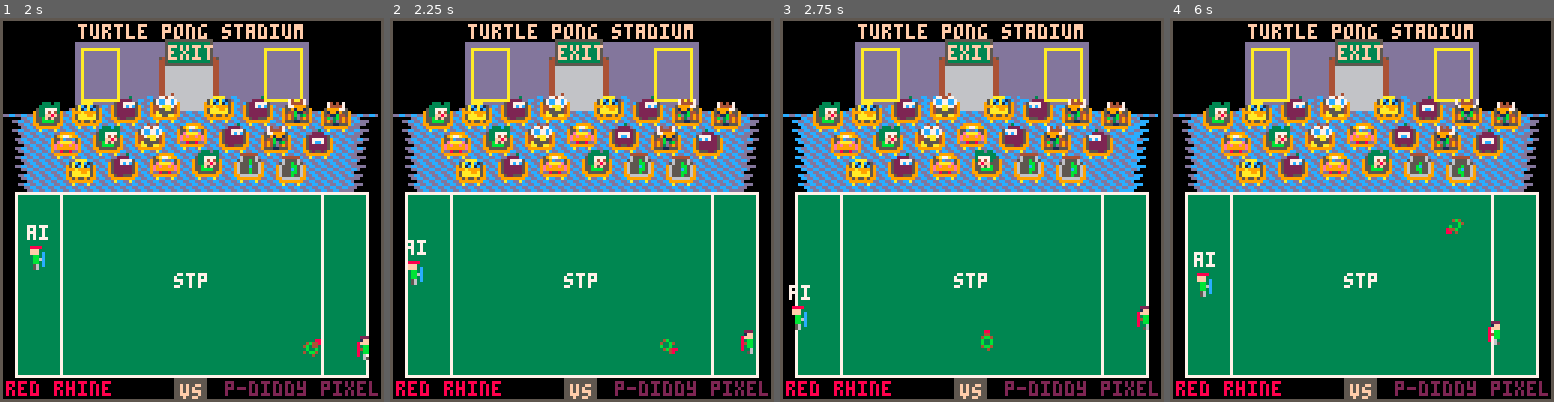
Above: before the commit, frames 1-4 (left to right).
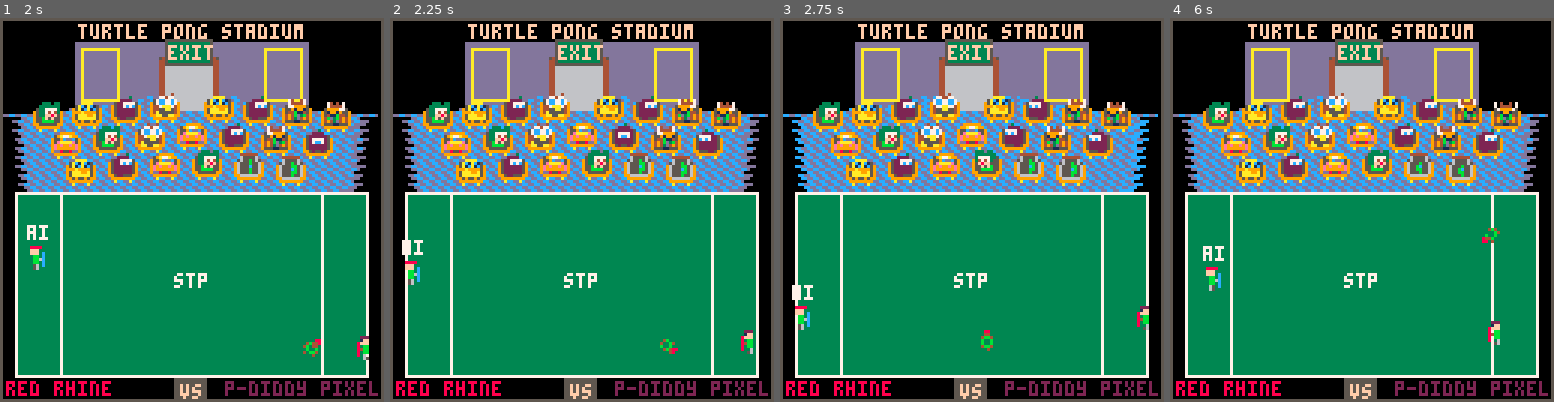
Above: after the commit, the same moments.

Repository: topromulan/STP4
Game: PICO-8 cartridge stp4.p8
The game is run twice, just before and just after one commit, with the same random seed, the same clock (stepped at 60 frames per second) and the same inputs.
Inputs:
- Up to frame 1 (2 s): tap X (X key) at 0.33, 1.07, 1.85 s; tap O (Z key) at 0.7, 1.7 s; hold Right from 1.6 s (still down)
- Up to frame 2 (2.25 s): release Right at 2.1 s; tap O (Z key) at 2.1 s; hold Up from 2.15 s (still down)
- Up to frame 3 (2.75 s): release Up at 2.42 s; hold Right from 2.47 s (still down); tap O (Z key) at 2.5 s
- Up to frame 4 (6 s): tap O (Z key) every 0.4 s from 2.9 to 5.7 s; tap X (X key) at 2.97, 4.08, 5.2 s; release Right at 3.03 s; hold Left 3.08-3.58 s; hold Down 3.63-3.97 s; hold Right 4.02-4.68 s; hold Up 4.73-5.03 s; hold Left 5.08-5.68 s; hold Down from 5.73 s (still down)

Frame 1 is identical in both runs. In frame 2, 0.3% of the frame differs, in the area x 3-10%, y 57-70%; in frame 3, 0.3%; in frame 4, 1.4%, in the area x 6-91%, y 20-86%.

Commit message:
improves (?) AI forward/backward logic

Diff:
--- a/stp4.p8
+++ b/stp4.p8
@@ -1196,6 +1196,9 @@
  local top=stadium.field.top local bottom=stadium.field.bottom
  local height=bottom-top
  local direction=oddball.dx/abs(oddball.dx)
+ local backwards,forwards
+  if(p==1) backwards="l" else backwards="r"
+  if(p==1) forwards="r" else backwards="l"
  local coming=true if(p!=oddball.approaching_player) coming=false
  if(oddball.upforgrabs or players[p%2+1].holding or not coming) then
   --amble toward midfield
@@ -1208,15 +1211,15 @@
   local yprojection=oddball.y+slope[1]*(distance/abs(slope[2]))
   if(distance>ai_far_field) then
    --sizing it up faraway
+   if(rnd()>0.84) then --tend to back up
+    players[p].js[backwards]=1
+   elseif(rnd()>0.93) then
+    players[p].js[forwards]=1
+   end
    if(not thinking) then
     thinking=3+flr(rnd(7.5))
    elseif(thinking>0) then
     thinking-=1
-    if(rnd()>0.44) then
-     players[p].js.l=1
-    elseif(rnd()>0.33) then
-     players[p].js.r=1
-    end
     if(not (players[p].js.u or players[p].js.d)) then
      if(yprojection<players[p].dy) then
       if(rnd()>0.25) players[p].js.u=3 else players[p].js.d=2
@@ -1253,6 +1256,11 @@
    end
   else
    -- near field
+   if(rnd()>0.74) then --tend to run for it
+    players[p].js[forwards]=2
+   elseif(rnd()>0.83) then
+    players[p].js[backwards]=1
+   end
    if(players[p].y>yprojection+1) then
     players[p].js.u=2
    elseif(players[p].y<yprojection-1) then
